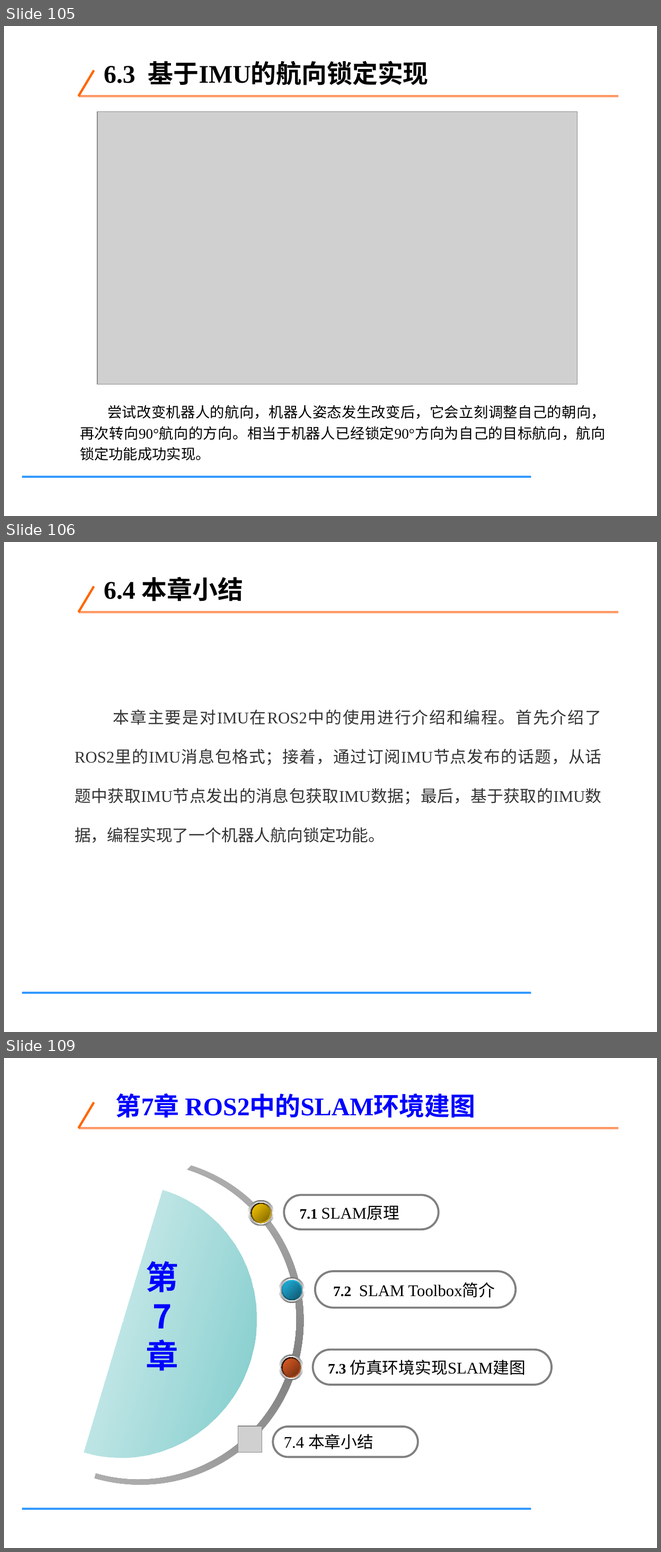
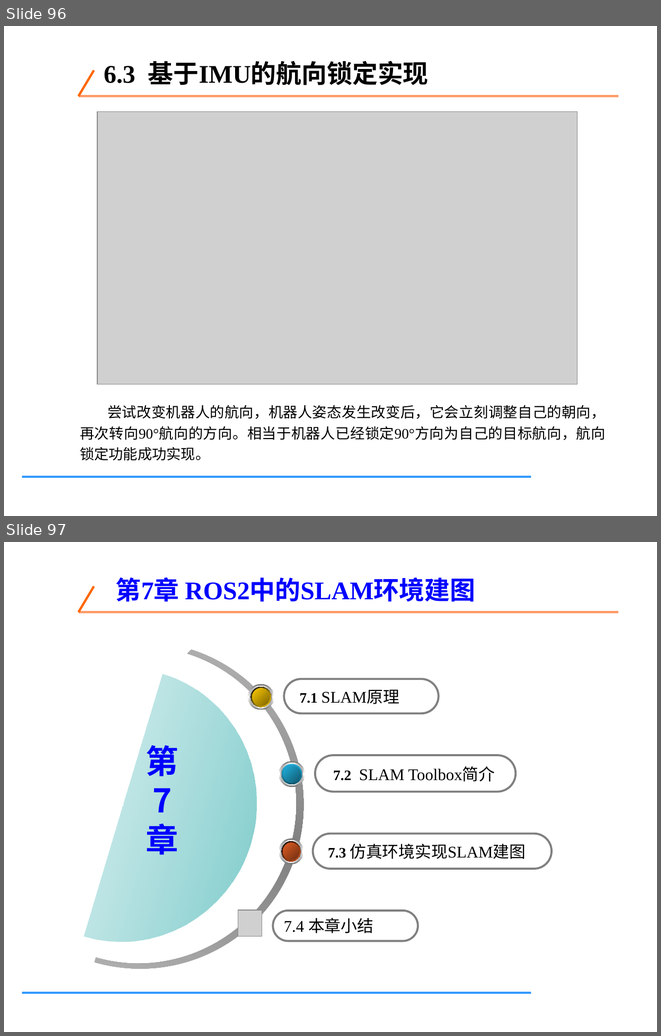
Before and after one commit to tcy1998/robotics-engineering-practice, a slide deck: downloads/week02-chapters-01-07.pptx. Shown one above the other, each under a label of ours: slides 105, 106 and 109 before the commit, slides 96 and 97 after it; the slides between them are not shown. The pictures are 661x1552 and 661x1036 pixels, drawn with LibreOffice and Linux fonts; fonts in the diff are those of the drawing; grey boxes stand for pictures. Boxes give left, top, right and bottom in pixels: in the first picture for what was removed or moved away, otherwise in the second. Text is boxed around its words. In the diff, an @@ line names an element or a change of style, - is before the commit and + after.

```diff
--- a/downloads/week02-chapters-01-07.pptx
+++ b/downloads/week02-chapters-01-07.pptx
@@ slide 106 removed at (x1=4, y1=542, x2=657, y2=1032), background #FFFFFF; not listed: 3 template elements that a slide beside it also shows @@
@@ text removed at (x1=104, y1=576, x2=243, y2=601) @@
-6.4 本章小结
@@ text removed at (x1=74, y1=709, x2=602, y2=843) @@
-本章主要是对IMU在ROS2中的使用进行介绍和编程。首先介绍了ROS2里的IMU消息包格式；接着，通过订阅IMU节点发布的话题，从话题中获取IMU节点发出的消息包获取IMU数据；最后，基于获取的IMU数据，编程实现了一个机器人航向锁定功能。
@@ what was slide 105 is now slide 96 @@
@@ what was slide 109 is now slide 97 @@
```
Also in this commit, not shown: 7 slides changed, 12 other slides removed, 1 other file.
